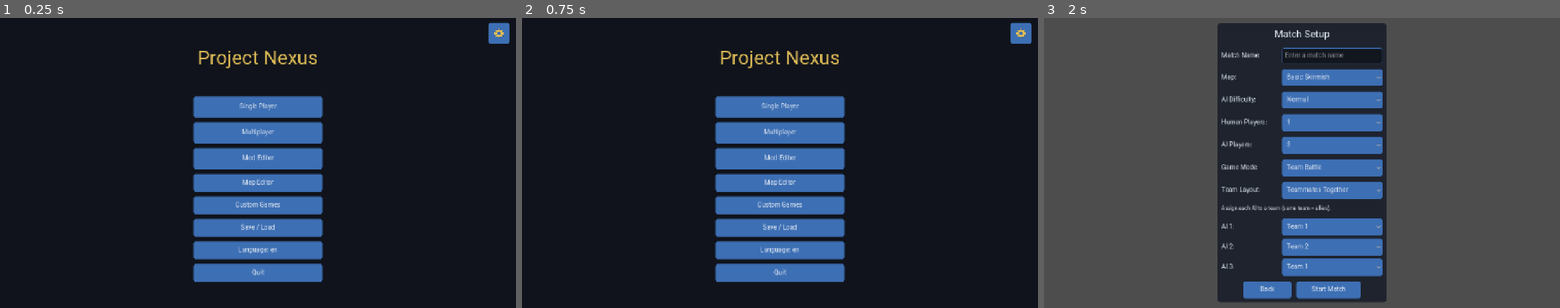
Above: before the commit, frames 1-3 (left to right).
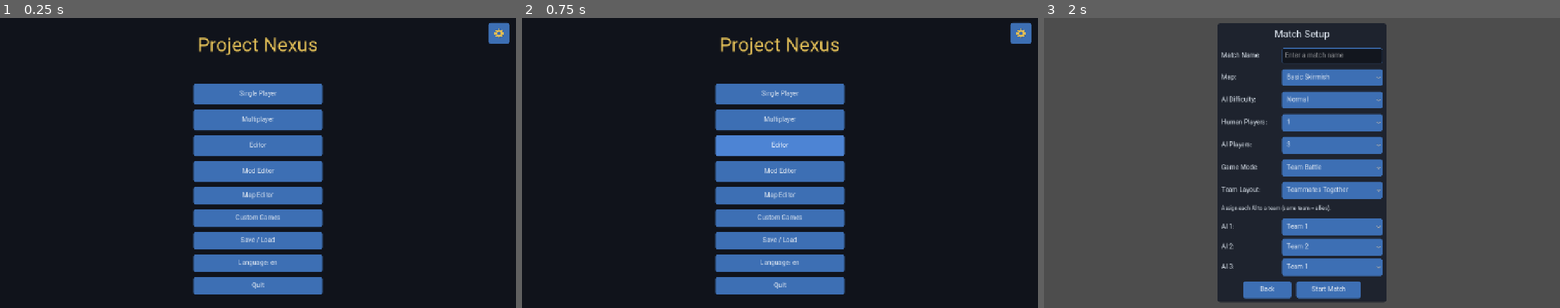
Above: after the commit, the same moments.

Repository: golshandvr-del/Sjalwmbdjdlxl
Game: Godot game, scene res://scenes/main_menu.tscn
Two runs of this game, one before a commit and one after it. Both use one fixed random seed, a clock stepped at 60 frames per second and the inputs below.
Inputs (mouse positions are in pixels of both pictures, inside the frame that each line leads up to):
- Up to frame 1 (0.25 s): no input
- Up to frame 2 (0.75 s): click (780, 145) at 0.5 s, where only the run after the commit has a clickable "Editor"
- Up to frame 3 (2 s): click "Single Player" at 1.25 s

The runs differ from the first frame. In frame 1, 10% of the frame differs, in the area x 37-63%, y 6-96%; in frame 2, 12%; in frame 3, nothing differs.

Commit message:
feat(mc8): add unified Editor button node to main menu scene (MC8.2/req9)

Diff:
--- a/scenes/main_menu.tscn
+++ b/scenes/main_menu.tscn
@@ -77,6 +77,11 @@
 custom_minimum_size = Vector2(320, 52)
 layout_mode = 2
 text = "Multiplayer"
+
+[node name="EditorButton" type="Button" parent="Center/Box/MainPanel" unique_id=2099989600]
+custom_minimum_size = Vector2(320, 52)
+layout_mode = 2
+text = "Editor"
 
 [node name="ModEditorButton" type="Button" parent="Center/Box/MainPanel" unique_id=2099989503]
 custom_minimum_size = Vector2(320, 52)
